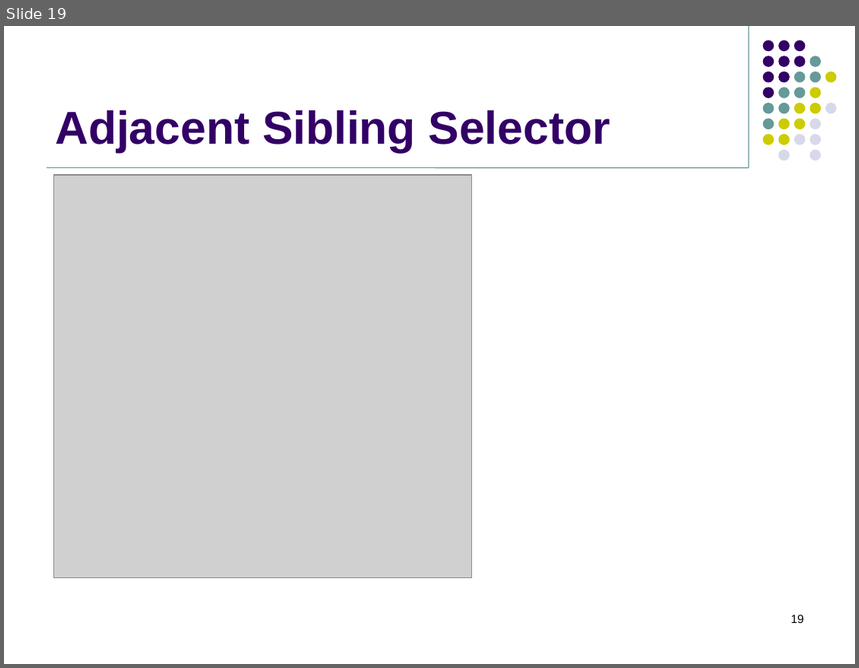
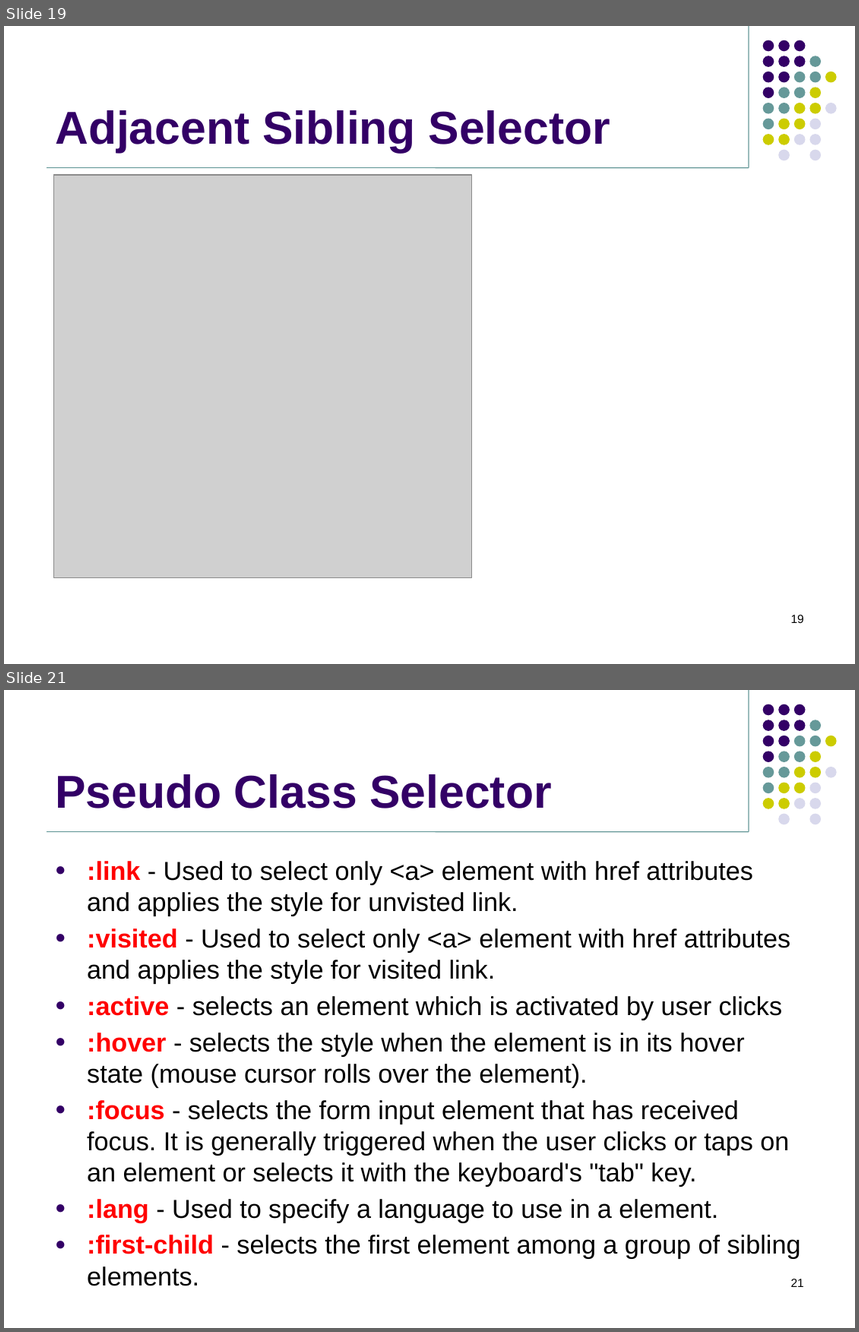
Before and after one commit to jasdhiratrevature/TrainingSlides, a slide deck: HTML/03_CSS_Selectors.pptx. Shown one above the other, each under a label of ours: slide 19 before the commit, slides 19 and 21 after it; the slides between them are not shown. The pictures are 859x668 and 859x1332 pixels, drawn with LibreOffice and Linux fonts; fonts in the diff are those of the drawing; grey boxes stand for pictures; background and template pictures are left out. Boxes give left, top, right and bottom in pixels: in the first picture for what was removed or moved away, otherwise in the second. Text is boxed around its words. In the diff, an @@ line names an element or a change of style, - is before the commit and + after.

```diff
--- a/HTML/03_CSS_Selectors.pptx
+++ b/HTML/03_CSS_Selectors.pptx
@@ slide 21 added at (4, 690, 855, 1328), background #FFFFFF; not listed: 33 template elements that a slide beside it also shows @@
@@ title added at (55, 774, 552, 809), 39 pt, text #330066, bold @@
+Pseudo Class Selector
@@ text added at (87, 861, 801, 1259), 22 pt, text #000000 @@
+● :link - Used to select only <a> element with href attributes and applies the style for unvisted link.
+● :visited - Used to select only <a> element with href attributes and applies the style for visited link.
+● :active - selects an element which is activated by user clicks
+● :hover - selects the style when the element is in its hover state (mouse cursor rolls over the element).
+● :focus - selects the form input element that has received focus. It is generally triggered when the user clicks or taps on an element or selects it with the keyboard's "tab" key.
+● :lang - Used to specify a language to use in a element.
+● :first-child - selects the first element among a group of sibling elements.
@@ page number added at (791, 1279, 804, 1287), 10 pt, text #000000 @@
+21
```
Also in this commit, not shown: 2 slides changed, 7 other slides added.
